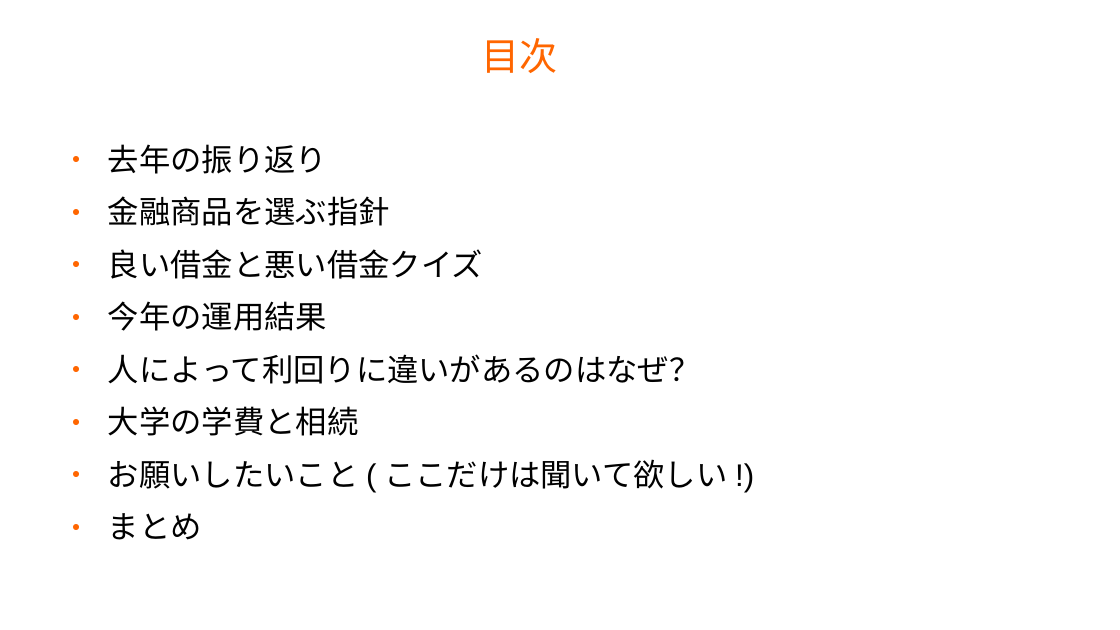
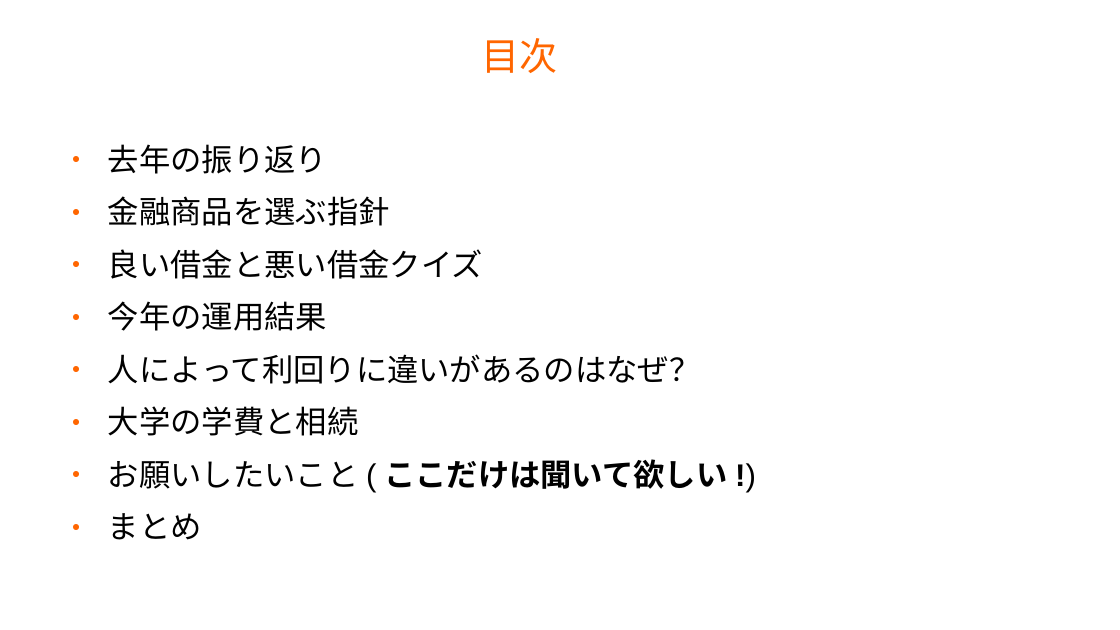
Before and after one commit to master-q/masterq-docs, a slide deck: slide 2 of presentations/20231126-invest_report/20231126-invest_report.odp. Drawn at 1120x630 pixels with LibreOffice and Linux fonts; fonts in the diff are those of the drawing; background and template pictures are left out. Boxes give left, top, right and bottom in pixels: in the first picture for what was removed or moved away, otherwise in the second. Text is boxed around its words. In the diff, an @@ line names an element or a change of style, - is before the commit and + after.

```diff
--- a/presentations/20231126-invest_report/20231126-invest_report.odp
+++ b/presentations/20231126-invest_report/20231126-invest_report.odp
@@ text at box(108, 459, 728, 489): bold on in "お願いしたいこと(ここだけは聞いて欲しい!)" @@
```
Also in this commit, not shown: 2 other slides changed.
